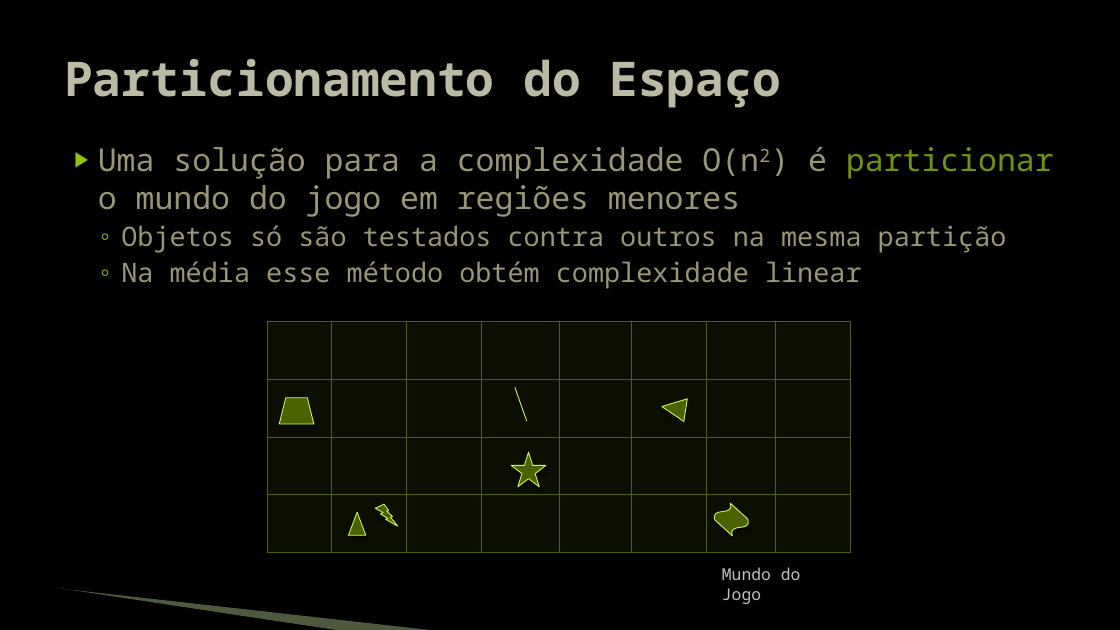
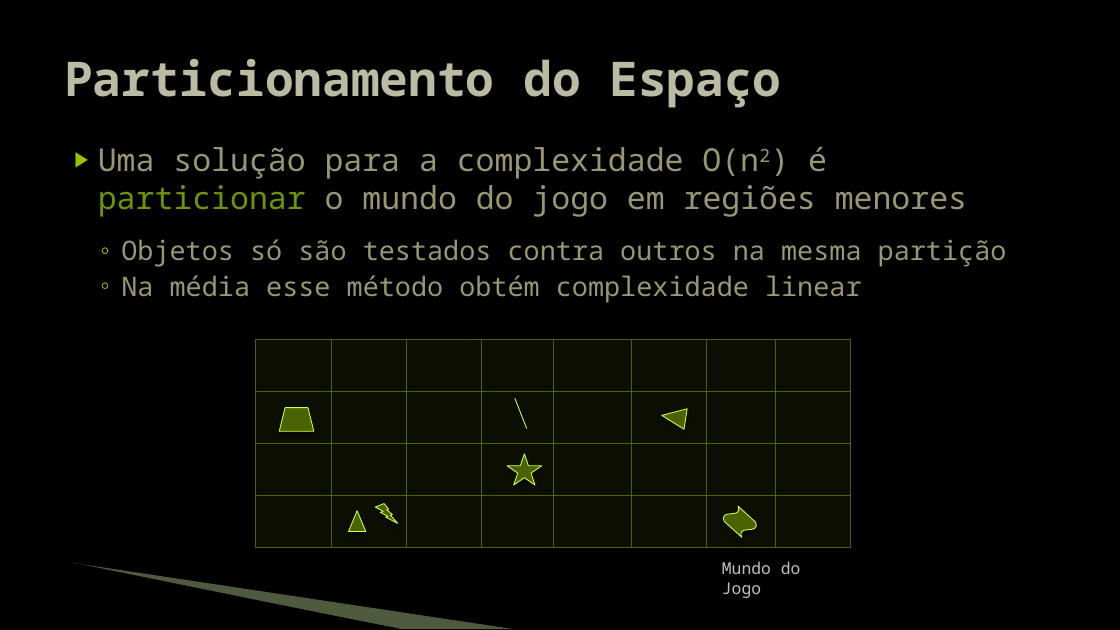
Before and after one commit to JudsonSS/Jogos, a slide deck: slide 8 of Slides/10. Detecção de Colisão.pptx. Drawn at 1120x630 pixels with LibreOffice and Linux fonts; fonts in the diff are those of the drawing; background and template pictures are left out. Boxes give left, top, right and bottom in pixels: in the first picture for what was removed or moved away, otherwise in the second. Text is boxed around its words. In the diff, an @@ line names an element or a change of style, - is before the commit and + after.

```diff
--- a/Slides/10. Detecção de Colisão.pptx
+++ b/Slides/10. Detecção de Colisão.pptx
@@ text at box(98, 147, 967, 217): more space between paragraphs @@
@@ rectangle: place and size @@
-rectangle at box(268, 322, 851, 553)
+rectangle at box(255, 339, 850, 548)
@@ line moved from (331, 322) - (331, 553) to (331, 339) - (331, 547) @@
@@ line moved from (407, 322) - (407, 553) to (407, 339) - (407, 547) @@
@@ line moved from (481, 322) - (481, 553) to (481, 339) - (481, 547) @@
@@ line moved from (560, 322) - (560, 553) to (553, 339) - (553, 547) @@
@@ line moved from (631, 322) - (631, 553) to (631, 339) - (631, 547) @@
@@ line moved from (707, 322) - (707, 553) to (707, 339) - (707, 547) @@
@@ line moved from (776, 322) - (776, 553) to (776, 339) - (776, 547) @@
@@ line moved from (268, 380) - (850, 380) to (255, 392) - (850, 392) @@
@@ 1 trapezoid, 1 triangle, 1 line: place and size @@
-1 trapezoid, 1 triangle, 1 line at box(279, 387, 687, 424)
+1 trapezoid, 1 triangle, 1 line at box(279, 398, 688, 431)
@@ line moved from (268, 437) - (850, 437) to (255, 443) - (850, 443) @@
@@ star: place and size @@
-star at box(512, 452, 546, 486)
+star at box(507, 454, 542, 485)
@@ line moved from (268, 495) - (850, 495) to (255, 495) - (850, 495) @@
@@ wave: place and size @@
-wave at box(712, 501, 751, 539)
+wave at box(722, 503, 759, 539)
@@ freeform shape: place and size @@
-freeform shape at box(60, 590, 340, 630)
+freeform shape at box(71, 565, 400, 629)
@@ freeform shape: place and size @@
-freeform shape at box(61, 589, 437, 630)
+freeform shape at box(73, 563, 514, 629)
@@ text "Mundo do Jogo": place and size @@
-text "Mundo do Jogo" at box(722, 567, 801, 604)
+text "Mundo do Jogo" at box(722, 561, 801, 598)
```
Also in this commit, not shown: 17 other slides changed, 2 slides added.
